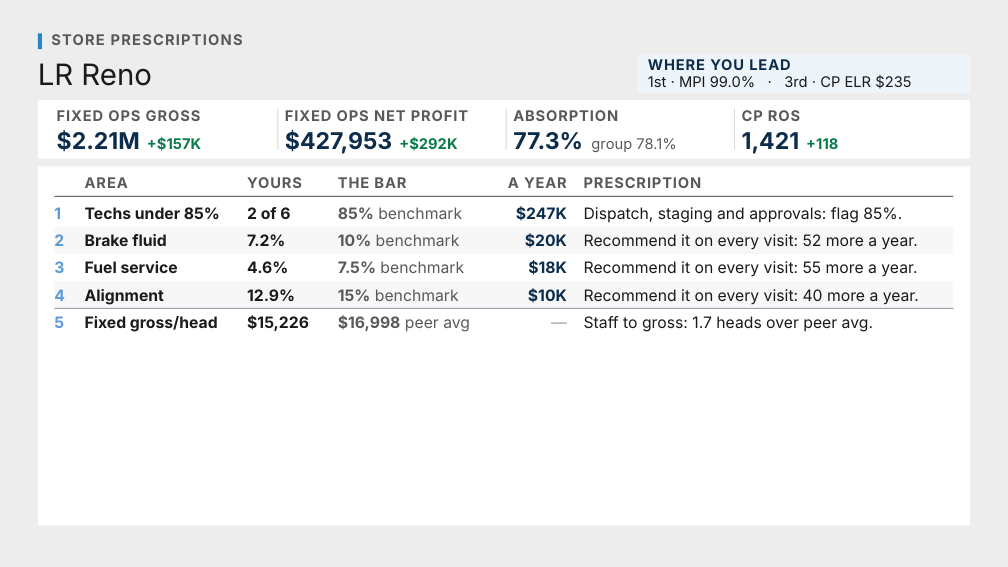
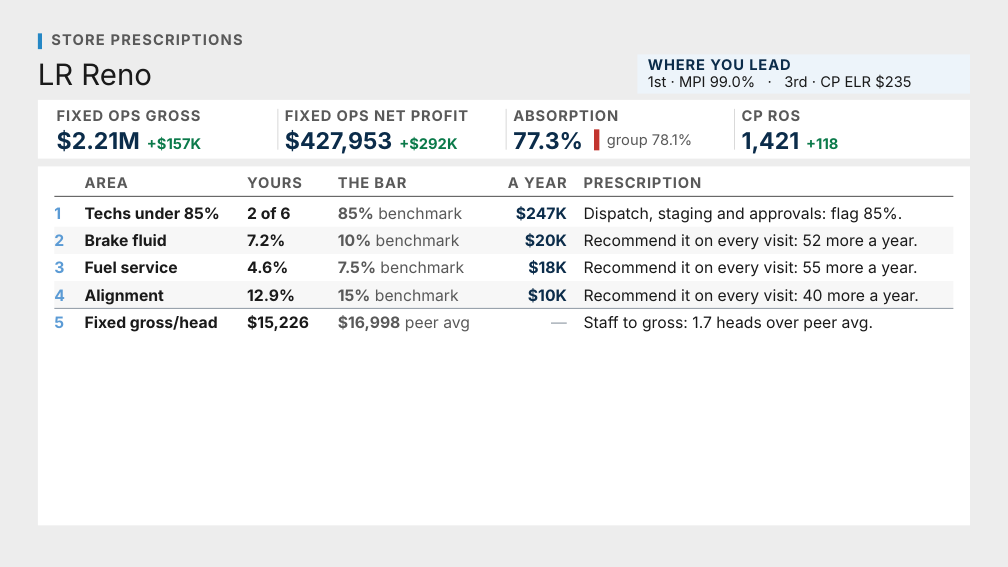
Before and after one commit to Ndresner/Noah, a slide deck: slide 23 of day2-deck/decks/Store Prescriptions - Day 2 Review.pptx. Drawn at 1008x567 pixels with LibreOffice and Linux fonts; fonts in the diff are those of the drawing. Boxes give left, top, right and bottom in pixels: in the first picture for what was removed or moved away, otherwise in the second. Text is boxed around its words. In the diff, an @@ line names an element or a change of style, - is before the commit and + after.

```diff
--- a/day2-deck/decks/Store Prescriptions - Day 2 Review.pptx
+++ b/day2-deck/decks/Store Prescriptions - Day 2 Review.pptx
@@ rectangle added at (594,129,600,150), fill #C2352F @@
@@ text at (607,134,692,148): text changed @@
-77.3% group 78.1%
+group 78.1%
```
Also in this commit, not shown: 32 other slides changed, 7 other files.
